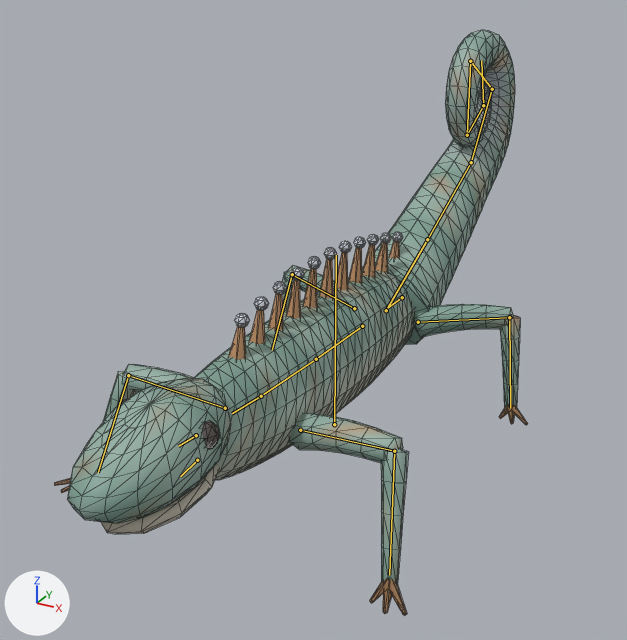
Before and after pictures for a commit that changed the glTF model assets/creatures/vein_sparker/vein_sparker.glb.
Before and after are seen from a 50 mm camera at (0.647, -1.257, 0.833) aimed at (-0.075, 0.055, 0.178). Arrows for +X, +Y and +Z are at lower left; the lights stay in place. The first picture is the older version. The bones that bend it are drawn over the model as lines. Mesh edges are drawn as thin lines.

Names of what the first picture shows: 'vein_sparker'.
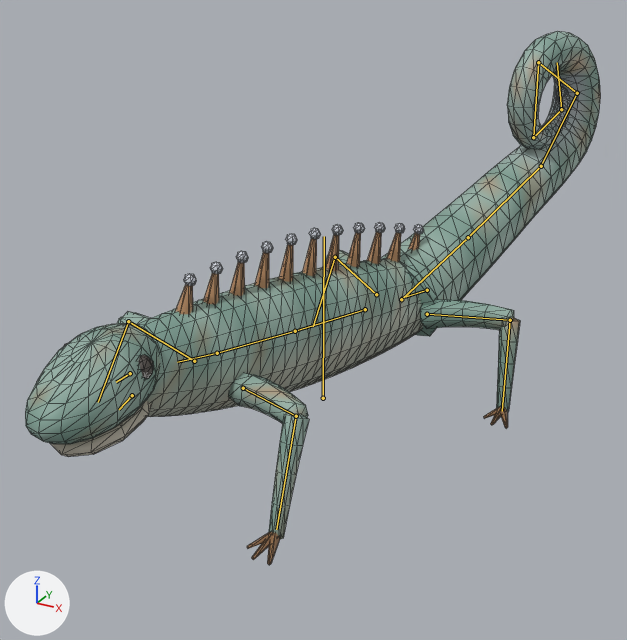
The newer file adds an action. The first version stands in its rest pose; the second is drawn at frame 4 of the action 'hit_b'.

The edits, one by one:
Bone 'root' (bone_root) moves from (0.0, 0.0, 0.0) to (-0.067, 0.0, -0.081).
Bone 'root' (bone_root) turns from (0, 0, 0) to (0, -19, 0) degrees about its own x, y and z.
Bone 'head' (bone_head) turns from (0, 0, 0) to (-1, 3, -27) degrees about its own x, y and z.

What differs and where, as boxes (x1, y1, x2, y2) in the pictures (627 x 640 px):
'vein_sparker', posed (21% wider, 9% shorter): before (54, 30, 528, 616); after (25, 31, 601, 565)
bone 'root', root to tip: before (334, 424) to (336, 255); after (323, 398) to (324, 236)
bone 'head', root to tip: before (196, 435) to (178, 446); after (130, 373) to (116, 382)
